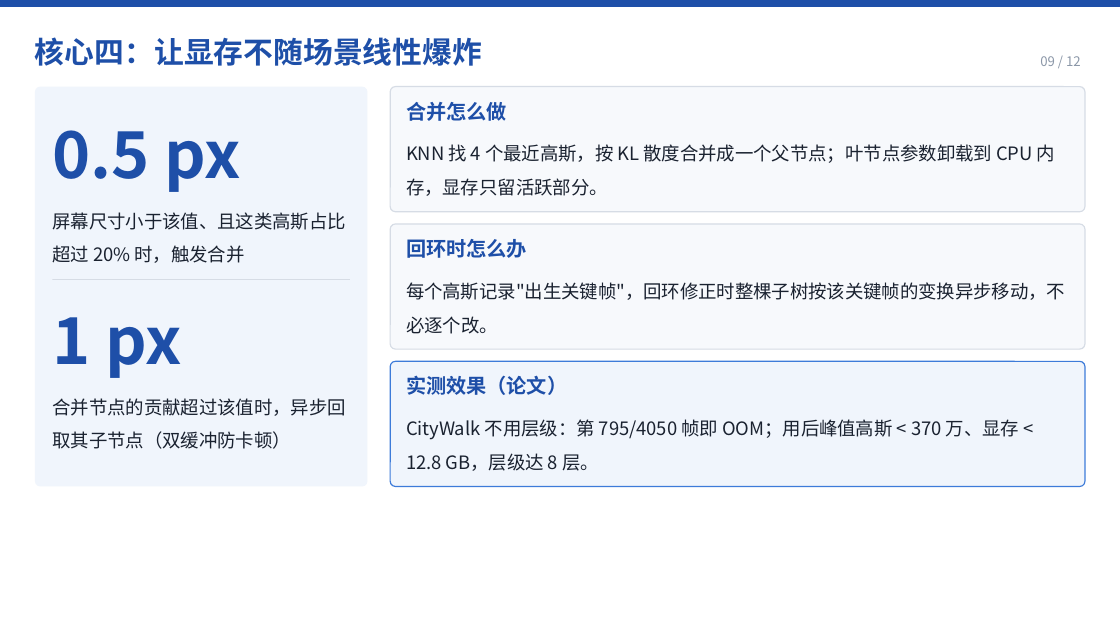
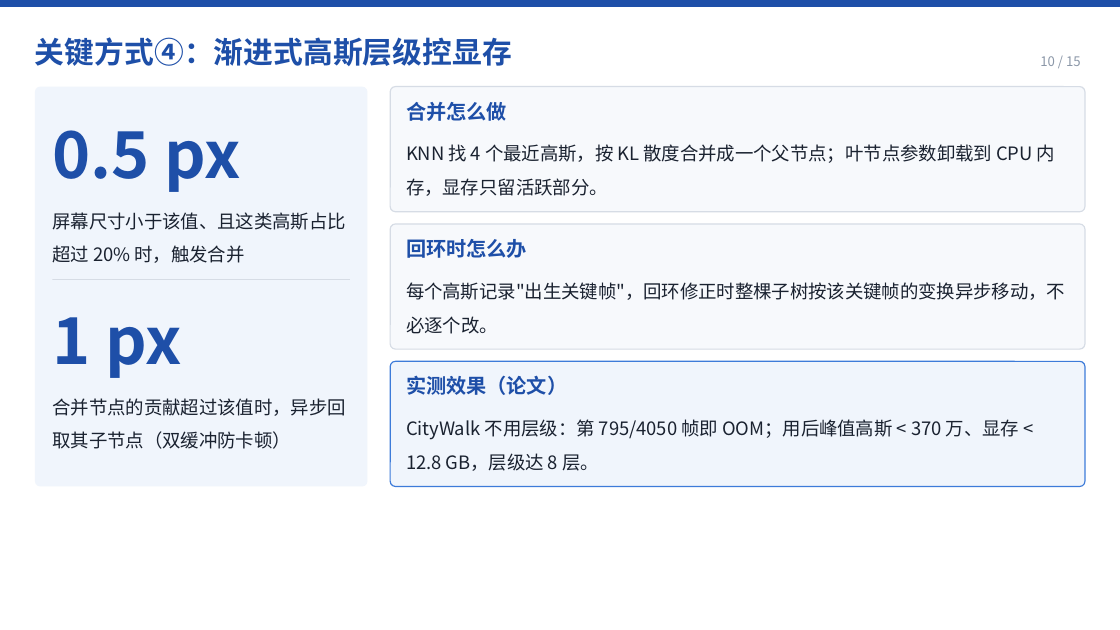
Before and after one commit to LeoZhengWei/ecnu-cs, a slide deck: slide 10 of ecnu-cg/02-PPT/PPT-即时三维高斯泼溅重建.pptx (slide 9 before the commit). Drawn at 1120x630 pixels with LibreOffice and Linux fonts; fonts in the diff are those of the drawing. Boxes give left, top, right and bottom in pixels: in the first picture for what was removed or moved away, otherwise in the second. Text is boxed around its words. In the diff, an @@ line names an element or a change of style, - is before the commit and + after.

```diff
--- a/ecnu-cg/02-PPT/PPT-即时三维高斯泼溅重建.pptx
+++ b/ecnu-cg/02-PPT/PPT-即时三维高斯泼溅重建.pptx
@@ text at (35, 37, 512, 66): text changed @@
-核心四：让显存不随场景线性爆炸
+关键方式④：渐进式高斯层级控显存
@@ text at (1040, 56, 1081, 66): text changed @@
-09 / 12
+10 / 15
```
Also in this commit, not shown: 9 other slides changed, 5 slides added, 2 slides removed, 26 other files.
